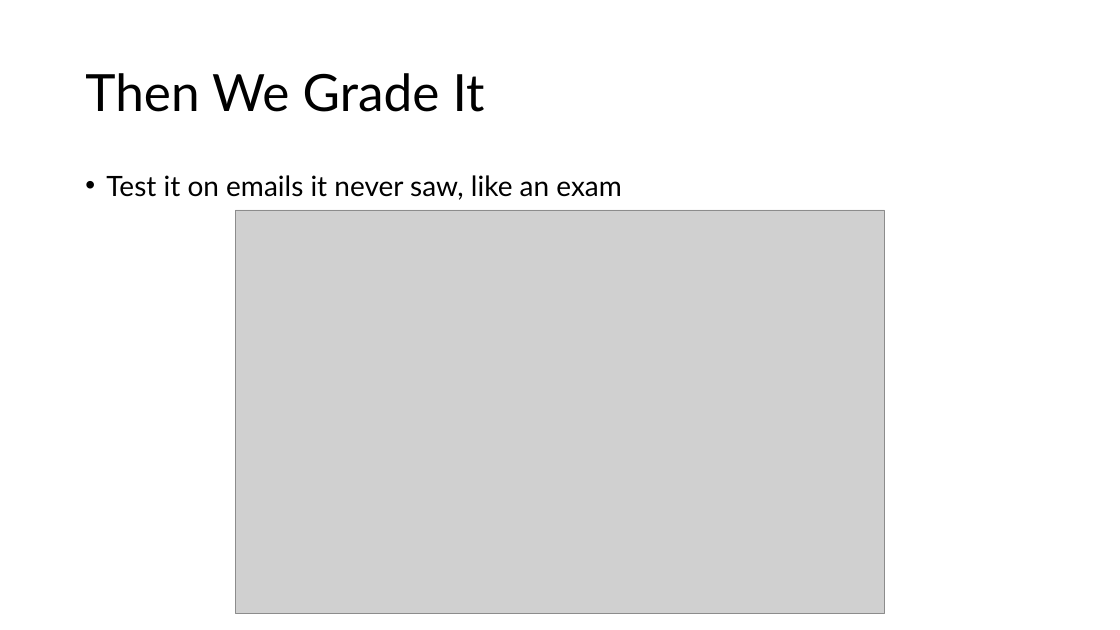
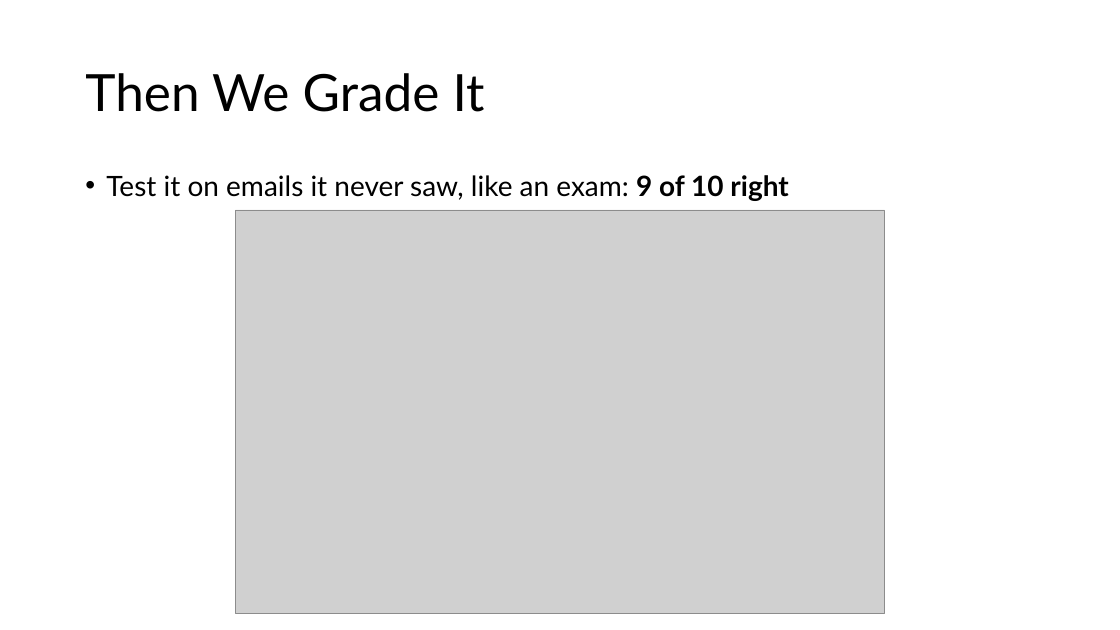
Before and after one commit to IslamTayeb/tzu-vs-taylor, a slide deck: slide 13 of slides/tzu_vs_taylor_lecture.pptx (slide 12 before the commit). Drawn at 1120x630 pixels with LibreOffice and Linux fonts; fonts in the diff are those of the drawing; grey boxes stand for pictures. Boxes give left, top, right and bottom in pixels: in the first picture for what was removed or moved away, otherwise in the second. Text is boxed around its words. In the diff, an @@ line names an element or a change of style, - is before the commit and + after.

```diff
--- a/slides/tzu_vs_taylor_lecture.pptx
+++ b/slides/tzu_vs_taylor_lecture.pptx
@@ text at [106, 175, 788, 201]: text changed @@
-• Test it on emails it never saw, like an exam
+• Test it on emails it never saw, like an exam: 9 of 10 right
```
Also in this commit, not shown: 4 other slides changed, 5 slides added, 4 slides removed, 26 other files.
